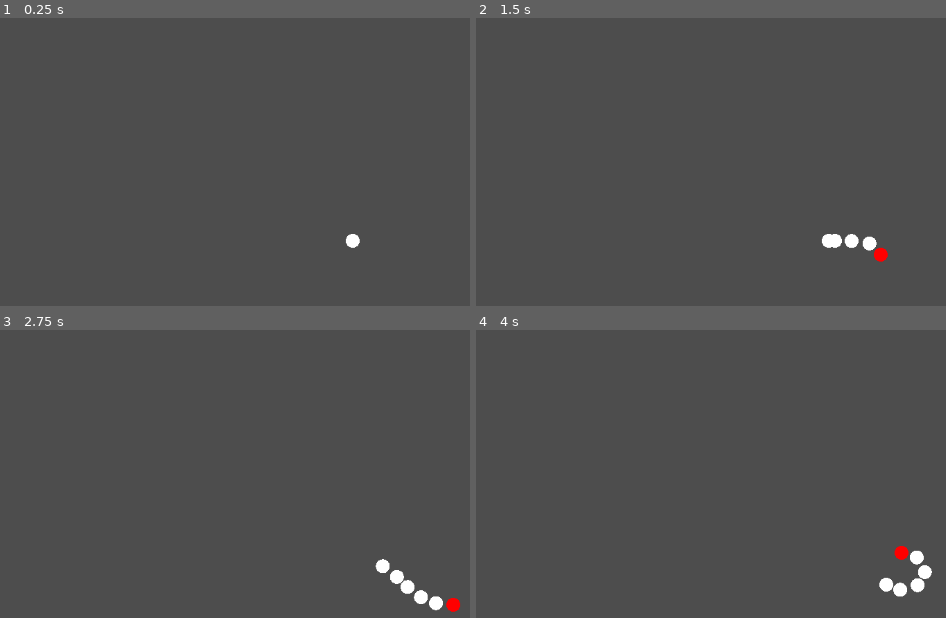
Above: before the commit, frames 1-4 (two rows, left to right).
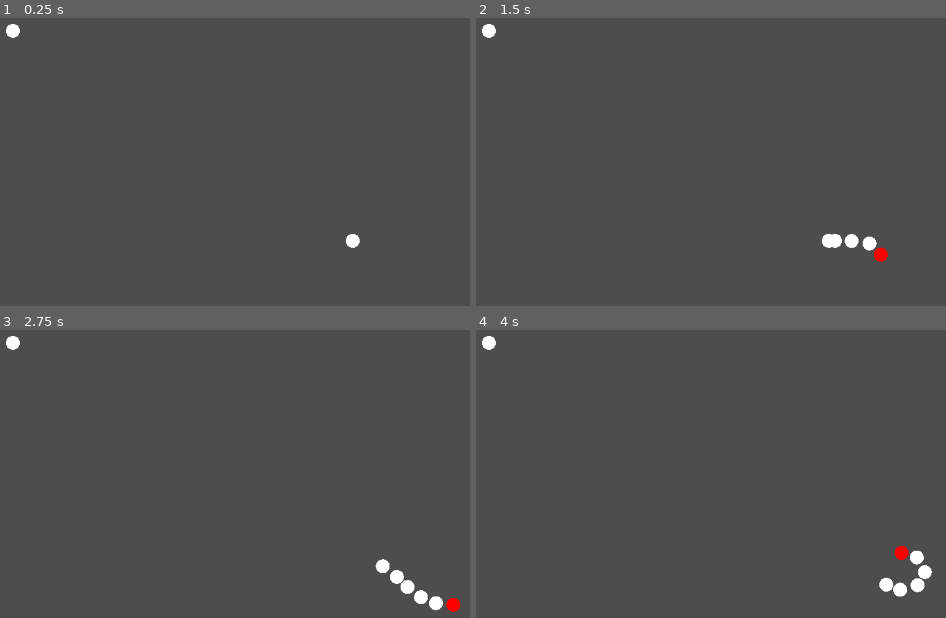
Above: after the commit, the same moments.

Repository: pokeparadox/CromoZomeGD
Game: Godot game, scene res://MainGame.tscn
The game is run twice, just before and just after one commit, with the same random seed, the same clock (stepped at 60 frames per second) and the same inputs.
Inputs:
- Up to frame 1 (0.25 s): no input
- Up to frame 2 (1.5 s): tap Enter at 0.5 s; hold Right (ui_right) 0.53-1.28 s; hold Down (ui_down) from 1.28 s (still down)
- Up to frame 3 (2.75 s): release Down (ui_down) at 2.03 s; hold Right (ui_right) from 2.03 s (still down)
- Up to frame 4 (4 s): release Right (ui_right) at 2.78 s; hold Up (ui_up) 2.78-3.53 s; hold Left (ui_left) from 3.53 s (still down)

The runs differ from the first frame. In frame 1, 0.1% of the frame differs, in the area x 1-5%, y 2-7%; in frame 2, 0.1%; in frame 3, 0.1%; in frame 4, 0.1%.

Commit message:
Added Food Node Can be eaten by snake

Diff:
--- a/MainGame.gd
+++ b/MainGame.gd
@@ -1,9 +1,13 @@
 extends Node2D
 
-
-# Called when the node enters the scene tree for the first time.
 func _ready() -> void:
+	randomize()
 	GameManager.connect("snake_added", _on_snake_added)
 
 func _on_snake_added() -> void:
 	pass
+
+
+func _on_food_area_entered(area: Area2D) -> void:
+	$Food.visible = false
+	pass # Replace with function body.
--- a/MainGame.tscn
+++ b/MainGame.tscn
@@ -1,10 +1,15 @@
-[gd_scene load_steps=3 format=3 uid="uid://bit2tyltwqq1p"]
+[gd_scene load_steps=4 format=3 uid="uid://bit2tyltwqq1p"]
 
 [ext_resource type="PackedScene" uid="uid://bxbrqoos6md30" path="res://Snake/PlayerSnake.tscn" id="1"]
 [ext_resource type="Script" path="res://MainGame.gd" id="1_2w5ju"]
+[ext_resource type="PackedScene" uid="uid://behuss8wsio6k" path="res://Nodes/Food/Food.tscn" id="3_u8oyo"]
 
 [node name="MainGame" type="Node2D"]
 script = ExtResource("1_2w5ju")
 
 [node name="PlayerSnake" parent="." instance=ExtResource("1")]
 position = Vector2(510, 323)
+
+[node name="Food" parent="." instance=ExtResource("3_u8oyo")]
+
+[connection signal="area_entered" from="Food" to="." method="_on_food_area_entered"]
--- /dev/null
+++ b/Nodes/Food/Food.gd
@@ -0,0 +1,14 @@
+extends BaseNode
+
+func _ready() -> void:
+	var w : int = Resolution.get_width()
+	var h : int = Resolution.get_height()
+	var offset : int = int(h * 0.1)
+	position = Vector2(10, 10)#Vector2(randf_range(offset + width, w - (offset + width)), randf_range(offset + width, h - (offset + width)))
+
+func _process(_delta: float) -> void:
+	pass
+
+
+func _draw() -> void:
+	super._draw()
--- /dev/null
+++ b/Nodes/Food/Food.tscn
@@ -0,0 +1,11 @@
+[gd_scene load_steps=3 format=3 uid="uid://behuss8wsio6k"]
+
+[ext_resource type="Script" path="res://Nodes/Food/Food.gd" id="1_qu7jm"]
+
+[sub_resource type="CircleShape2D" id="CircleShape2D_rhxr5"]
+
+[node name="Food" type="Area2D"]
+script = ExtResource("1_qu7jm")
+
+[node name="CollisionShape2D" type="CollisionShape2D" parent="."]
+shape = SubResource("CircleShape2D_rhxr5")
--- /dev/null
+++ b/Utils/Resolution.gd
@@ -0,0 +1,12 @@
+extends Node
+
+func get_width():
+	return get_resolution().x
+
+
+func get_height():
+	return get_resolution().y
+
+
+func get_resolution():
+	return DisplayServer.window_get_size()
--- a/project.godot
+++ b/project.godot
@@ -20,6 +20,7 @@
 
 Constants="*res://Game/constants.gd"
 GameManager="*res://Game/game_manager.gd"
+Resolution="*res://Utils/Resolution.gd"
 
 [rendering]
 
